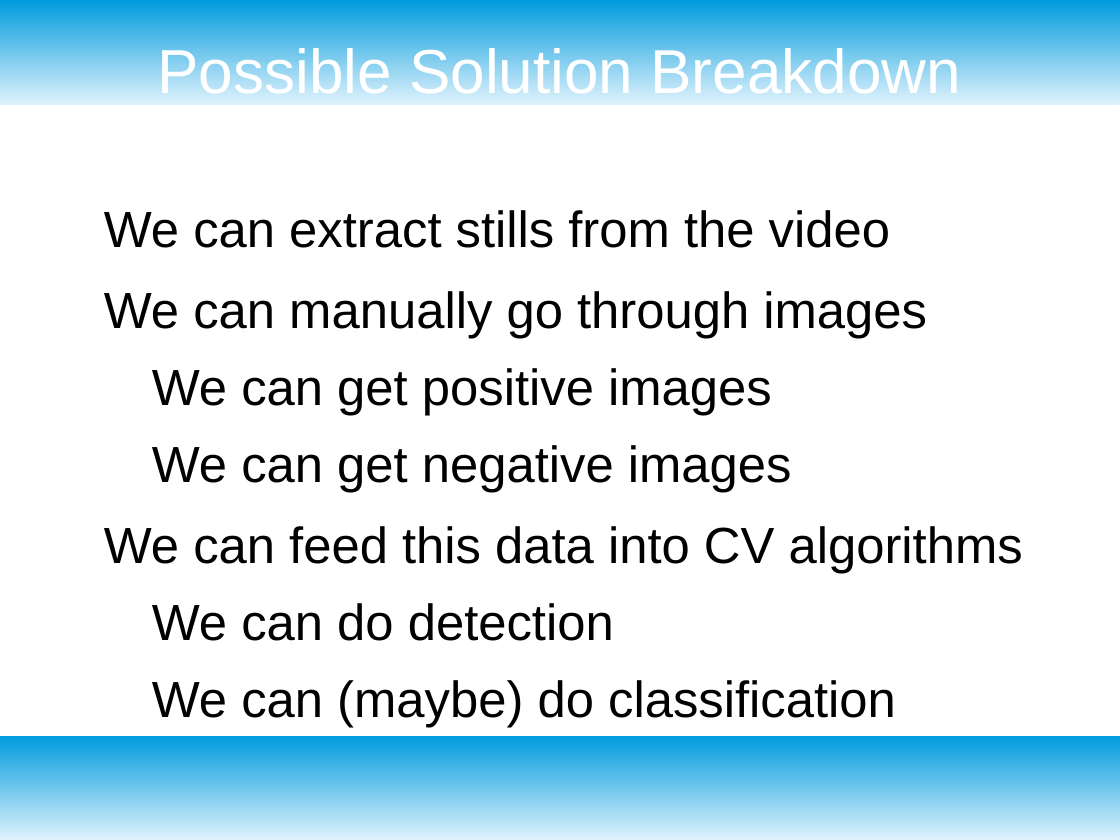
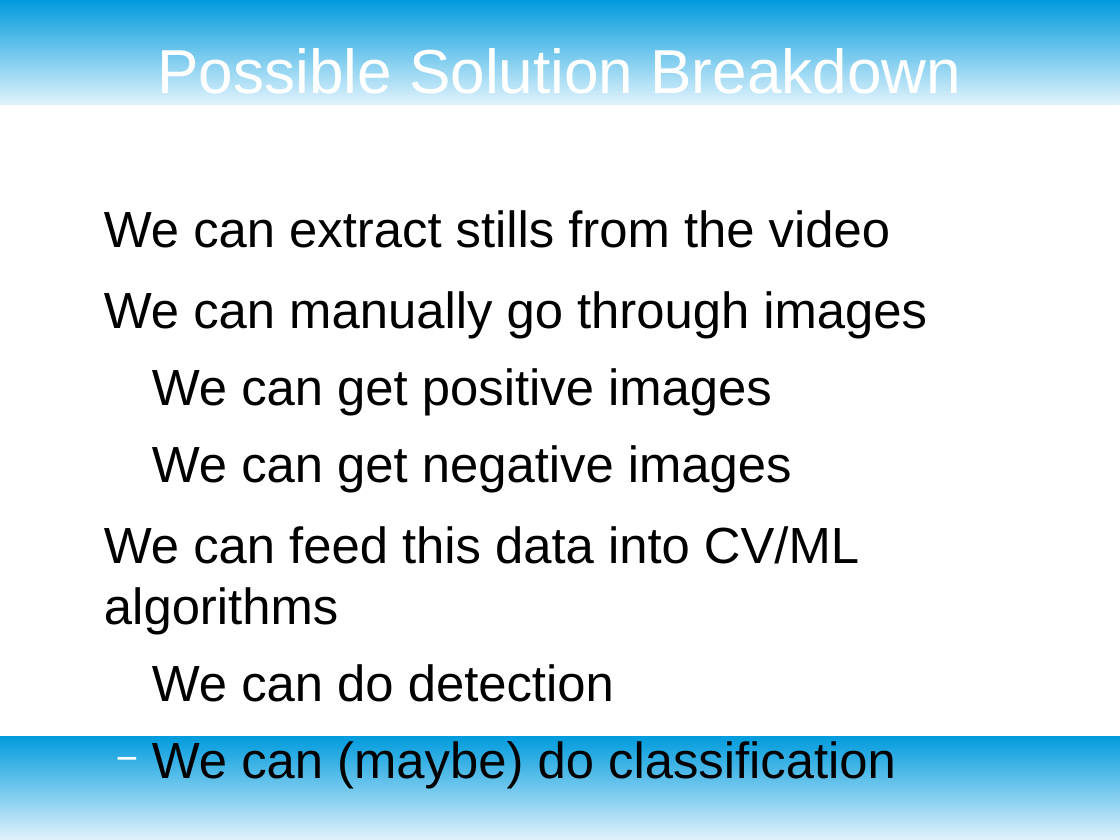
Before and after one commit to hackforthesea/whalematch, a slide deck: slide 4 of presentation.odp. Drawn at 1120x840 pixels with LibreOffice and Linux fonts; fonts in the diff are those of the drawing; background and template pictures are left out. Boxes give left, top, right and bottom in pixels: in the first picture for what was removed or moved away, otherwise in the second. Text is boxed around its words. In the diff, an @@ line names an element or a change of style, - is before the commit and + after.

```diff
--- a/presentation.odp
+++ b/presentation.odp
@@ text at (104,526,859,634): text changed @@
-● We can feed this data into CV algorithms
+● We can feed this data into CV/ML algorithms
```
Also in this commit, not shown: 3 other slides changed, 5 slides added, 1 other file.
